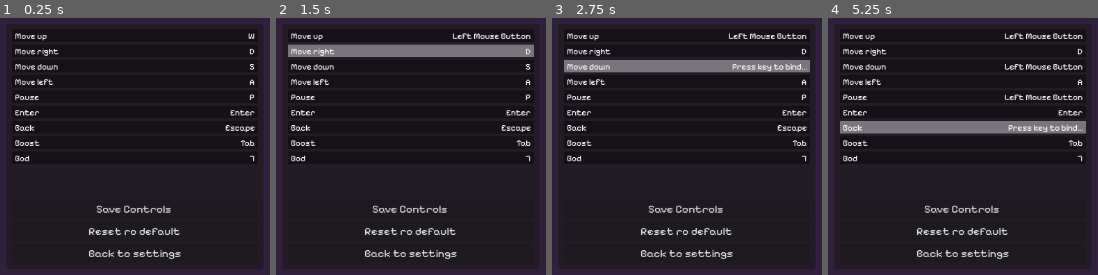
Above: before the commit, frames 1-4 (left to right).
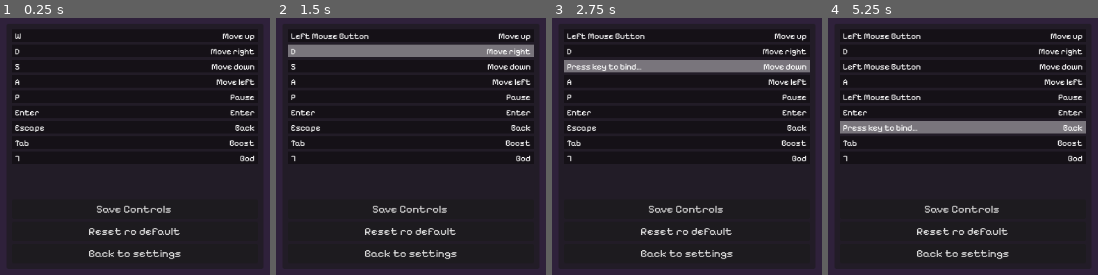
Above: after the commit, the same moments.

Repository: iparosds/Quantum-Reflections
Game: Godot game, scene res://scenes/input_settings.tscn
The game is run twice, just before and just after one commit, with the same random seed, the same clock (stepped at 60 frames per second) and the same inputs. This scene is started directly instead of the project's main scene.
Inputs (mouse positions are in pixels of both pictures, inside the frame that each line leads up to):
- Up to frame 1 (0.25 s): no input
- Up to frame 2 (1.5 s): click (411, 35) at 0.52 s; click (411, 51) at 1.27 s
- Up to frame 3 (2.75 s): click (687, 66) at 2.02 s
- Up to frame 4 (5.25 s): click (963, 82) at 2.77 s; click (963, 95) at 3.52 s; click (963, 110) at 4.27 s; click (963, 125) at 5.02 s

The runs differ from the first frame. In frame 1, 2.7% of the frame differs, in the area x 5-95%, y 5-57%; in frame 2, 3.1%; in frame 3, 3.4%; in frame 4, 4.6%.

Commit message:
trocando labels de lugar

Diff:
--- a/scenes/input_button.tscn
+++ b/scenes/input_button.tscn
@@ -36,6 +36,19 @@
 [node name="HBoxContainer" type="HBoxContainer" parent="MarginContainer"]
 layout_mode = 2
 
+[node name="LabelInput" type="Label" parent="MarginContainer/HBoxContainer"]
+layout_mode = 2
+mouse_filter = 1
+theme_override_fonts/font = ExtResource("1_xvydj")
+theme_override_font_sizes/font_size = 12
+text = "INPUT KEY"
+vertical_alignment = 1
+
+[node name="Spacer" type="Control" parent="MarginContainer/HBoxContainer"]
+layout_mode = 2
+size_flags_horizontal = 3
+mouse_filter = 1
+
 [node name="LabelAction" type="Label" parent="MarginContainer/HBoxContainer"]
 layout_mode = 2
 mouse_filter = 1
@@ -43,16 +56,3 @@
 theme_override_font_sizes/font_size = 12
 text = "ACTION NAME"
 vertical_alignment = 1
-
-[node name="Spacer" type="Control" parent="MarginContainer/HBoxContainer"]
-layout_mode = 2
-size_flags_horizontal = 3
-mouse_filter = 1
-
-[node name="LabelInput" type="Label" parent="MarginContainer/HBoxContainer"]
-layout_mode = 2
-mouse_filter = 1
-theme_override_fonts/font = ExtResource("1_xvydj")
-theme_override_font_sizes/font_size = 12
-text = "INPUT KEY"
-vertical_alignment = 1
